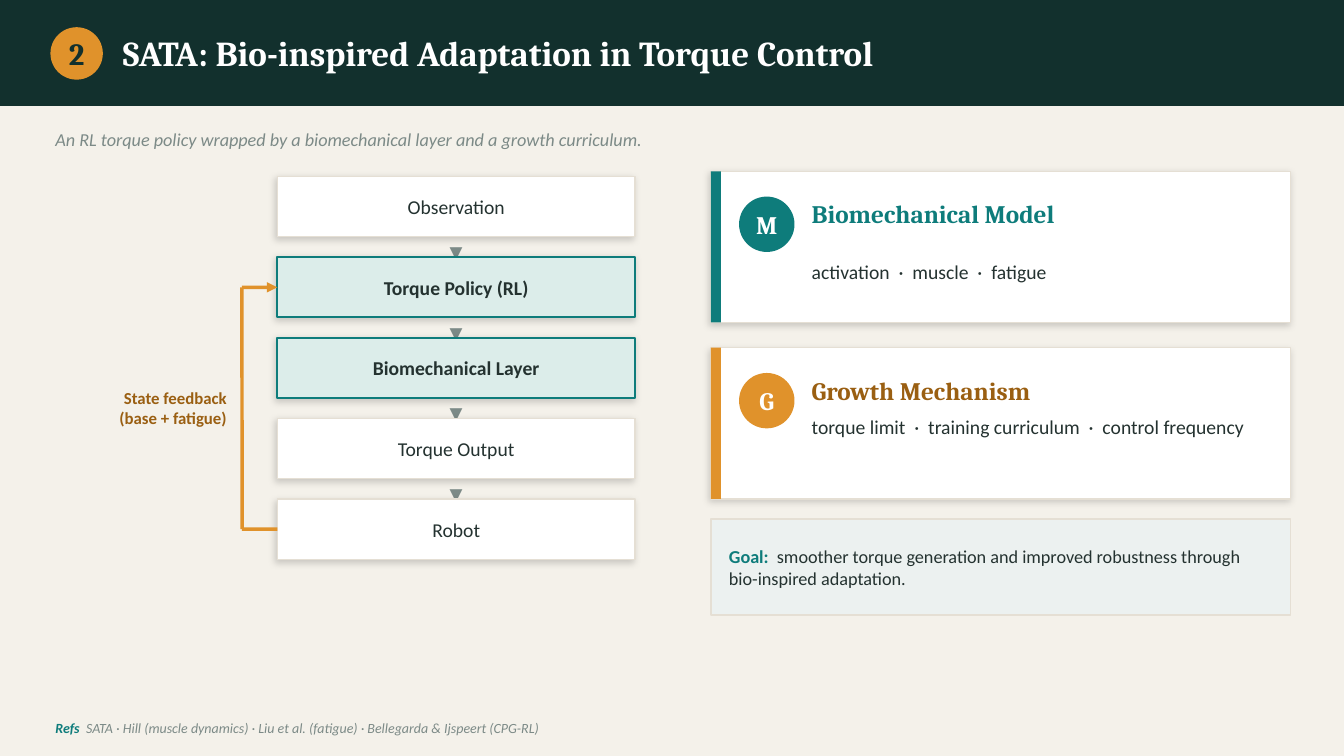
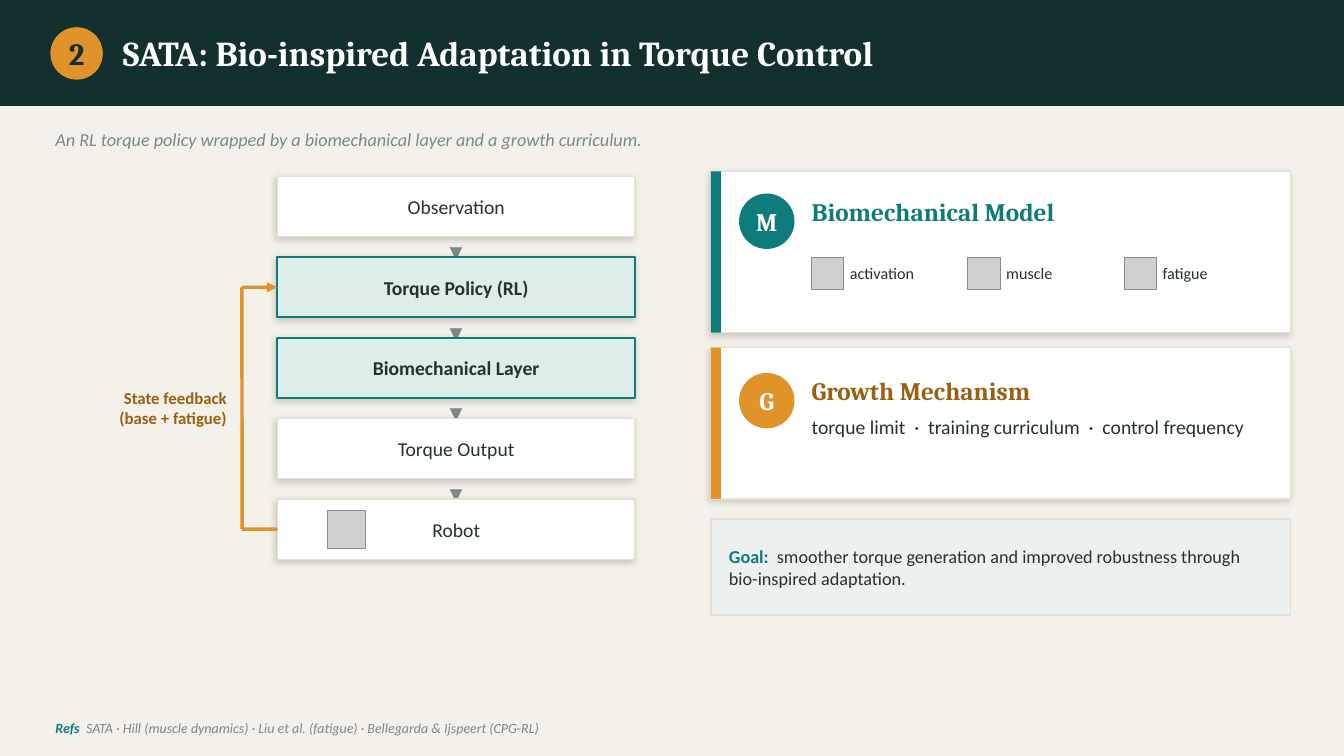
Before and after one commit to Stanley-1013/bio-inspired-adaptive-locomotion, a slide deck: slide 3 of docs/progress-report-v1.pptx. Drawn at 1344x756 pixels with LibreOffice and Linux fonts; fonts in the diff are those of the drawing; grey boxes stand for pictures. Boxes give left, top, right and bottom in pixels: in the first picture for what was removed or moved away, otherwise in the second. Text is boxed around its words. In the diff, an @@ line names an element or a change of style, - is before the commit and + after.

```diff
--- a/docs/progress-report-v1.pptx
+++ b/docs/progress-report-v1.pptx
@@ rectangle: place and size @@
-rectangle at (711, 171, 1291, 323)
+rectangle at (711, 171, 1291, 333)
@@ rectangle: place and size @@
-rectangle at (711, 171, 721, 323)
+rectangle at (711, 171, 721, 333)
@@ picture added at (812, 257, 844, 289) @@
@@ text added at (850, 268, 914, 279), 11.5 pt, text #243230 @@
+activation
@@ picture added at (968, 257, 1000, 289) @@
@@ text at (1006, 267, 1052, 279): text changed; size 14 to 11.5 pt @@
-activation · muscle · fatigue
+muscle
@@ picture added at (1124, 257, 1156, 289) @@
@@ text added at (1163, 268, 1208, 282), 11.5 pt, text #243230 @@
+fatigue
@@ picture added at (328, 510, 366, 548) @@
```
Also in this commit, not shown: 1 other slide changed, 4 other files.
